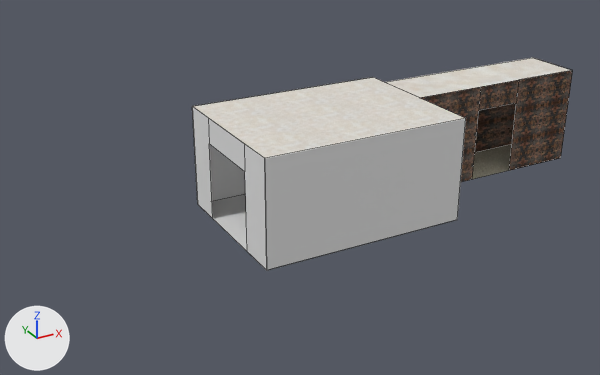
Two versions of the Blender file RAW Files/Level_02/Room/Level_02_Room.blend, one commit apart.
Camera for both pictures: a 50 mm lens placed at (-11.36, -12.9, 6.82), pointed at (-4.37, -0.18, 0.46). The lights are fixed; the arrows at lower left show +X, +Y and +Z. Mesh edges are drawn as thin lines.

Objects in the first picture: 'Back Wall', 'Back Wall.001', 'Ground', 'Outside Ground', 'Outside Roof', 'Outside Wall Door', 'Outside Wall Infront of Door', 'Roof', 'Wall Opposite Hall Door '.
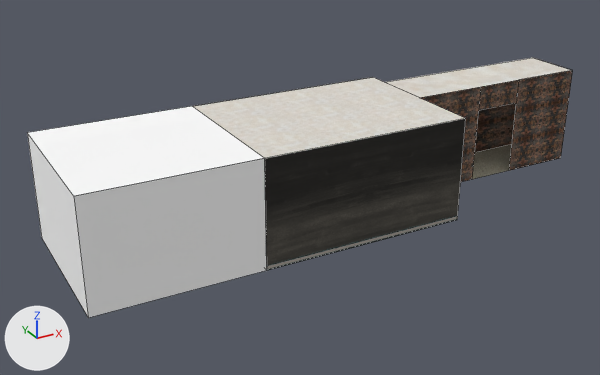
The change, as a list of edits to the scene's bpy script:
```text
Change me_plane_004:
    where me_plane_004.from_pydata(...)  # 4 vertices, 1 face; spans x -1.0..1.0, y -1.0..1.0, z 0.0
    used by ob_back_wall_001; parent = ob_shed; location = (-4.0, -2.0, 1.0); rotation_euler = (1.571, 0.0, 3.142), in degrees (90, 0, 180); scale = (2.0, 1.0, 1.0)
    me_plane_004 part 1: texture (UV) coordinates changed
    add me_plane_004.materials.append(mat_wall)  # picture img_wall_png
Change me_plane_003:
    where me_plane_003.from_pydata(...)  # 4 vertices, 1 face; spans x -1.0..1.0, y -1.0..1.0, z 0.0
    add me_plane_003.materials.append(mat_wall)  # picture img_wall_png
Change me_plane_002:
    used by ob_wall_opposite_hall_door; parent = ob_shed; location = (-6.0, -0.5, 1.0); rotation_euler = (0.0, 1.571, 0.0), in degrees (0, 90, 0); scale = (1.0, 1.5, 1.0)
    verts and faces of me_plane_002; kept vertices keep their numbers, new ones are numbered from 10
    remove me_plane_002.from_pydata(...)  # 10 vertices, 3 faces; spans x -1.0..1.0, y -1.0..1.0, z 0.0
    add me_plane_002.from_pydata(...)  # 8 vertices, 1 face; spans x -1.0..1.0, y -1.0..1.0, z 0.0
    me_plane_002 part 2
    add delete_vertices([4, 5])  # with the faces that use them
    add faces += [(0, 1, 6, 8, 9, 7, 3, 2)]
    add me_plane_002.materials.append(mat_wall)  # picture img_wall_png
Change me_plane:
    where me_plane.from_pydata(...)  # 4 vertices, 1 face; spans x -1.0..1.0, y -0.67..0.33, z 0.0
    add me_plane.materials.append(mat_floor)  # picture img_floor_png
Add me_plane_008:
    me_plane_008.from_pydata([(-1.0, -1.0, 0.0), (1.0, -1.0, 0.0), (-1.0, 1.0, 0.0), (1.0, 1.0, 0.0)], [], [(0, 1, 3, 2)])
    me_plane_008.materials.append(mat_fs)  # white #ffffff
Add me_plane_009:
    me_plane_009.from_pydata([(-1.0, -1.0, 0.0), (1.0, -1.0, 0.0), (-1.0, 1.0, 0.0), (1.0, 1.0, 0.0)], [], [(0, 1, 3, 2)])
    me_plane_009.materials.append(mat_fs)  # white #ffffff
Add me_plane_011:
    me_plane_011.from_pydata([(-1.0, -1.0, 0.0), (1.0, -1.0, 0.0), (-1.0, 1.0, 0.0), (1.0, 1.0, 0.0)], [], [(0, 1, 3, 2)])
    me_plane_011.materials.append(mat_fs)  # white #ffffff
Add ob_wall_fs_oppisite_doubledoor:
    ob_wall_fs_oppisite_doubledoor = bpy.data.objects.new('Wall FS Oppisite DoubleDoor', me_plane_008)
    ob_wall_fs_oppisite_doubledoor.parent = ob_final_screen
    ob_wall_fs_oppisite_doubledoor.location = (-9.0, -0.5, 1.0)
    ob_wall_fs_oppisite_doubledoor.rotation_euler = (0.0, 1.571, 0.0)  # degrees (0, 90, 0)
    ob_wall_fs_oppisite_doubledoor.scale = (1.0, 1.5, 1.0)
Add ob_final_screen:
    ob_final_screen = bpy.data.objects.new('Final Screen', None)
    ob_final_screen.location = (-7.0, -0.5, 0.0)
Add ob_wall_fs_left_doubledoor:
    ob_wall_fs_left_doubledoor = bpy.data.objects.new('Wall FS Left DoubleDoor', me_plane_009)
    ob_wall_fs_left_doubledoor.parent = ob_final_screen
    ob_wall_fs_left_doubledoor.location = (-7.5, -2.0, 1.0)
    ob_wall_fs_left_doubledoor.rotation_euler = (4.712, 0.0, 0.0)  # degrees (270, 0, 0)
    ob_wall_fs_left_doubledoor.scale = (1.5, 1.0, 1.0)
Add ob_fs_roof:
    ob_fs_roof = bpy.data.objects.new('FS Roof', me_plane_011)
    ob_fs_roof.parent = ob_final_screen
    ob_fs_roof.location = (-7.5, -0.5, 2.0)
    ob_fs_roof.rotation_euler = (0.0, 3.142, 0.0)  # degrees (0, 180, 0)
    ob_fs_roof.scale = (1.5, 1.5, 1.0)
```

Location of each change, [x1, y1, x2, y2] in pixels of the pictures (600 x 375 px):
'Wall FS Left DoubleDoor', added: after [74, 159, 267, 318]
'Back Wall.001', recoloured, surface changed (grey to black): [265, 119, 466, 270] in both
'FS Roof', added: after [28, 106, 265, 196]
'Wall Opposite Hall Door ', reshaped (not visible afterwards): before [192, 106, 267, 270]
'Wall FS Oppisite DoubleDoor', added: after [27, 133, 88, 316]
'Back Wall', recoloured: [209, 144, 246, 201] in both
'Ground', recoloured: [212, 194, 247, 251] in both
